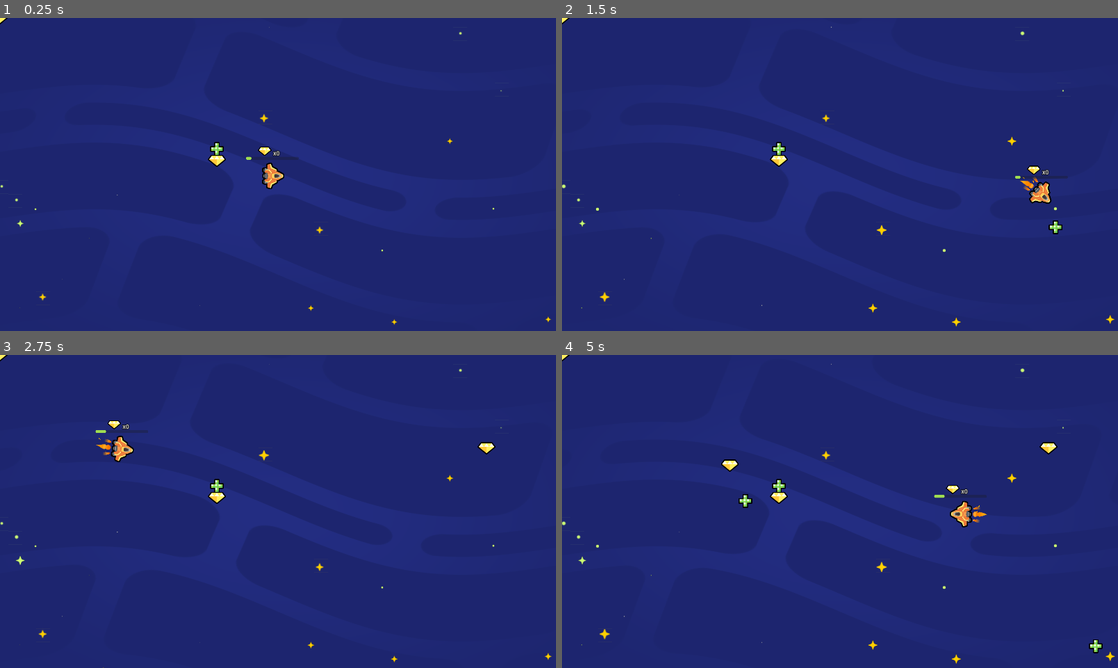
Above: before the commit, frames 1-4 (two rows, left to right).
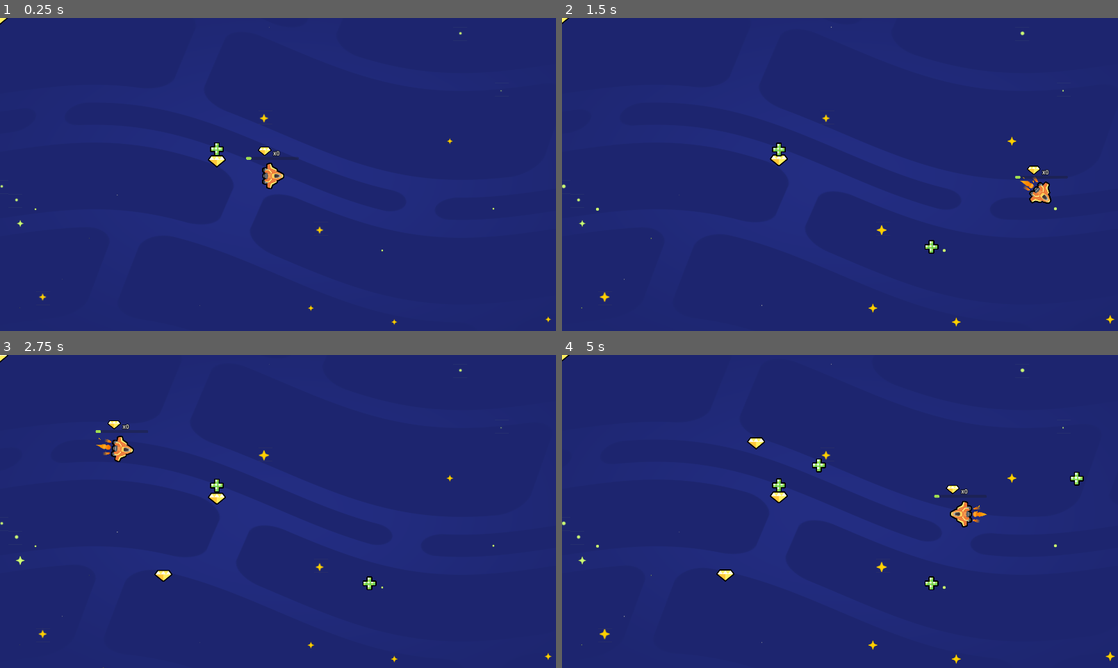
Above: after the commit, the same moments.

Repository: Gaymer7750/2d-GameDev-Course-
Game: Godot game, scene res://lessons/space_level.tscn
Two runs of this game, one before a commit and one after it. Both use one fixed random seed, a clock stepped at 60 frames per second and the inputs below.
Inputs:
- Up to frame 1 (0.25 s): no input
- Up to frame 2 (1.5 s): hold D (move_right) 0.53-1.28 s; hold S (move_down) from 1.28 s (still down)
- Up to frame 3 (2.75 s): release S (move_down) at 2.03 s; hold D (move_right) from 2.03 s (still down)
- Up to frame 4 (5 s): release D (move_right) at 2.78 s; hold W (move_up) 2.78-3.53 s; hold A (move_left) from 3.53 s (still down)

The runs differ from the first frame. In frame 1, less than 0.1% of the frame differs, in the area x 0-41%, y 0-48%; in frame 2, 0.2%; in frame 3, 0.4%; in frame 4, 0.8%, in the area x 27-98%, y 26-96%.

Commit message:
L10 no P

Diff:
--- a/05.loot_it_all_workbook/lessons/item.gd
+++ b/05.loot_it_all_workbook/lessons/item.gd
@@ -3,7 +3,16 @@
 
 func _ready() -> void:
 	area_entered.connect(_on_area_entered)
+	play_floating_animation()
 
-
+func play_floating_animation() -> void:
+	var tween := create_tween()
+	var sprite_2d := get_node("Sprite2D")
+	var position_offset := Vector2(0.0, 4.0)
+	var duration = randf_range(0.8, 1.2)
+	tween.tween_property(sprite_2d, "position", position_offset, duration)
+	tween.tween_property(sprite_2d, "position",  -1.0 * position_offset, duration)
+	tween.set_loops()
+	tween.set_trans(Tween.TRANS_SINE)
 func _on_area_entered(area_that_entered: Area2D) -> void:
 	queue_free()
